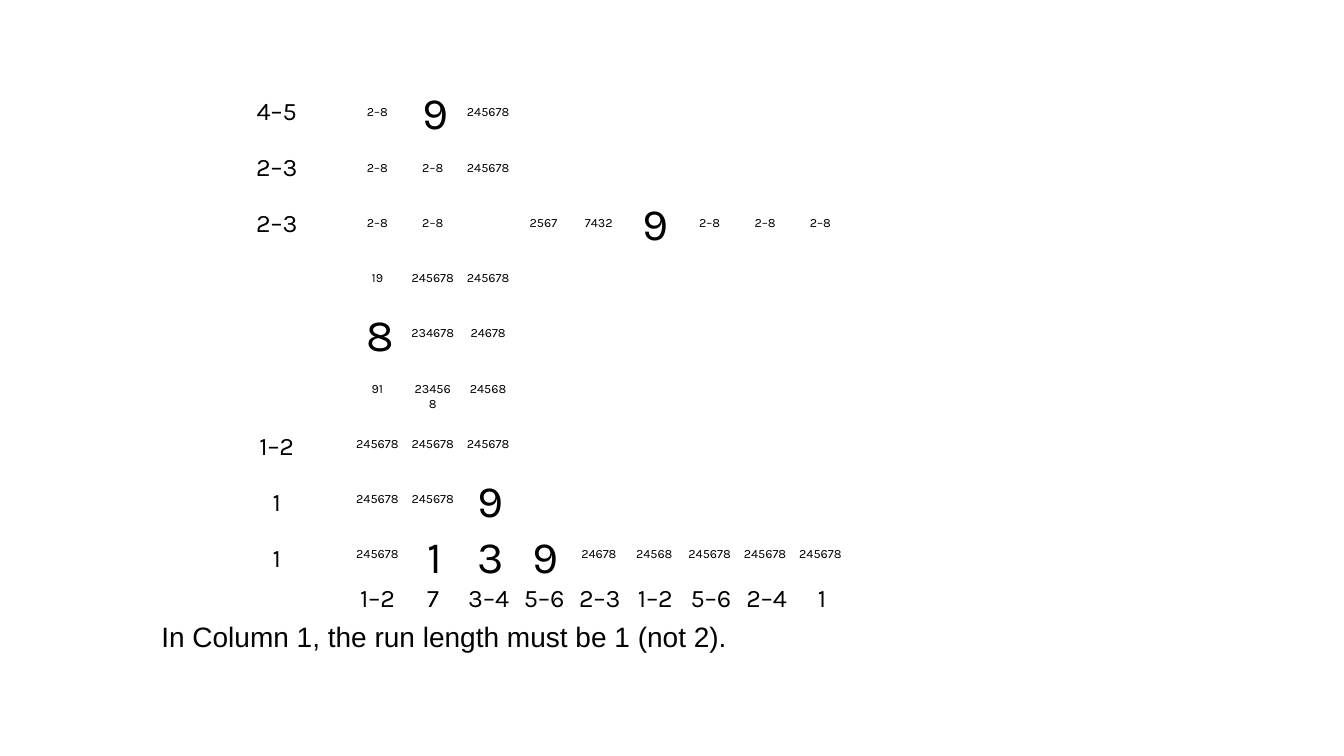
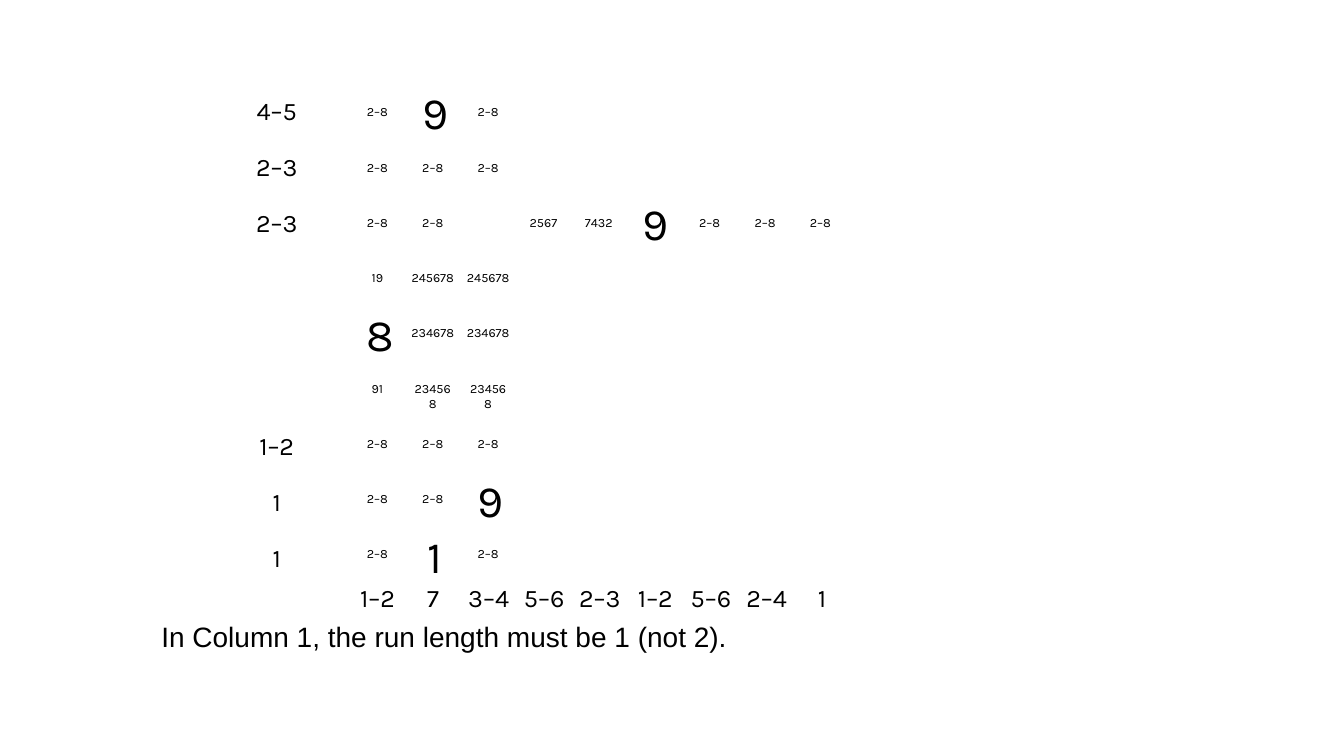
Before and after one commit to jhardis/WSJ_Number_Puzzles, a slide deck: slide 6 of 20260321_2.pptx (slide 8 before the commit). Drawn at 1344x756 pixels with LibreOffice and Linux fonts; fonts in the diff are those of the drawing; background and template pictures are left out. Boxes give left, top, right and bottom in pixels: in the first picture for what was removed or moved away, otherwise in the second. Text is boxed around its words. In the diff, an @@ line names an element or a change of style, - is before the commit and + after.

```diff
--- a/20260321_2.pptx
+++ b/20260321_2.pptx
@@ text at <box>478,108,499,116</box>: text changed @@
-245678
+2–8
@@ text at <box>478,164,499,172</box>: text changed @@
-245678
+2–8
@@ text at <box>467,329,510,337</box>: text changed @@
-24678
+234678
@@ text at <box>470,385,506,393</box>: text changed @@
-24568
+234568
@@ text at <box>367,440,388,448</box>: text changed @@
-245678
+2–8
@@ text at <box>422,440,443,448</box>: text changed @@
-245678
+2–8
@@ text at <box>478,440,499,448</box>: text changed @@
-245678
+2–8
@@ text at <box>367,495,388,503</box>: text changed @@
-245678
+2–8
@@ text at <box>422,495,443,503</box>: text changed @@
-245678
+2–8
@@ text at <box>367,550,388,558</box>: text changed @@
-245678
+2–8
@@ text removed at <box>477,544,503,574</box> @@
-3
@@ text added at <box>478,550,499,558</box>, 9 pt, text #000000 @@
+2–8
@@ text removed at <box>532,544,558,574</box> @@
-9
@@ text removed at <box>581,550,616,558</box> @@
-24678
@@ text removed at <box>636,550,672,558</box> @@
-24568
@@ text removed at <box>688,550,730,558</box> @@
-245678
@@ text removed at <box>744,550,786,558</box> @@
-245678
@@ text removed at <box>799,550,841,558</box> @@
-245678
```
Also in this commit, not shown: 40 other slides changed, 6 slides added.
